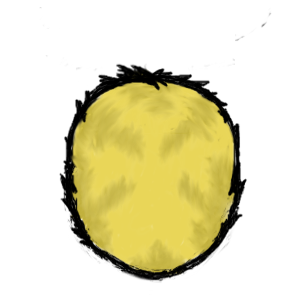
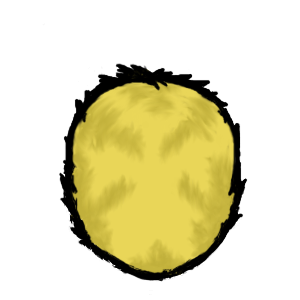
Layer changes from the first 300px x 300px image to the second:
painted on "Layer #1" over bbox(39, 7, 272, 295)
